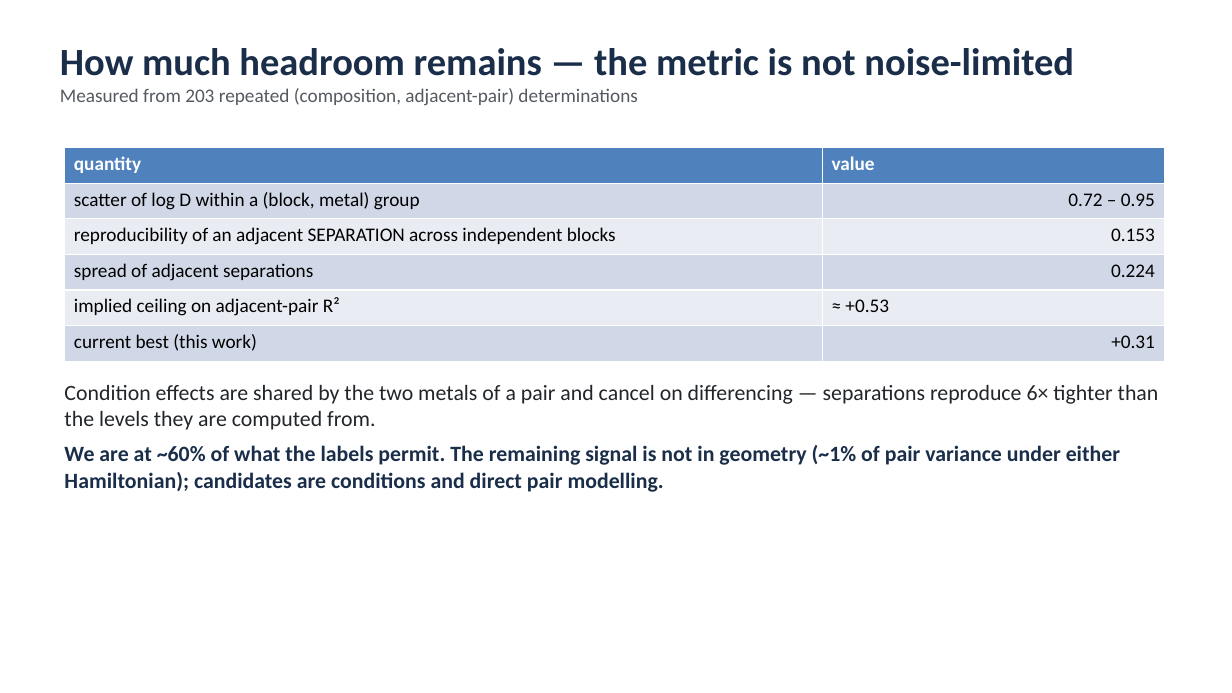
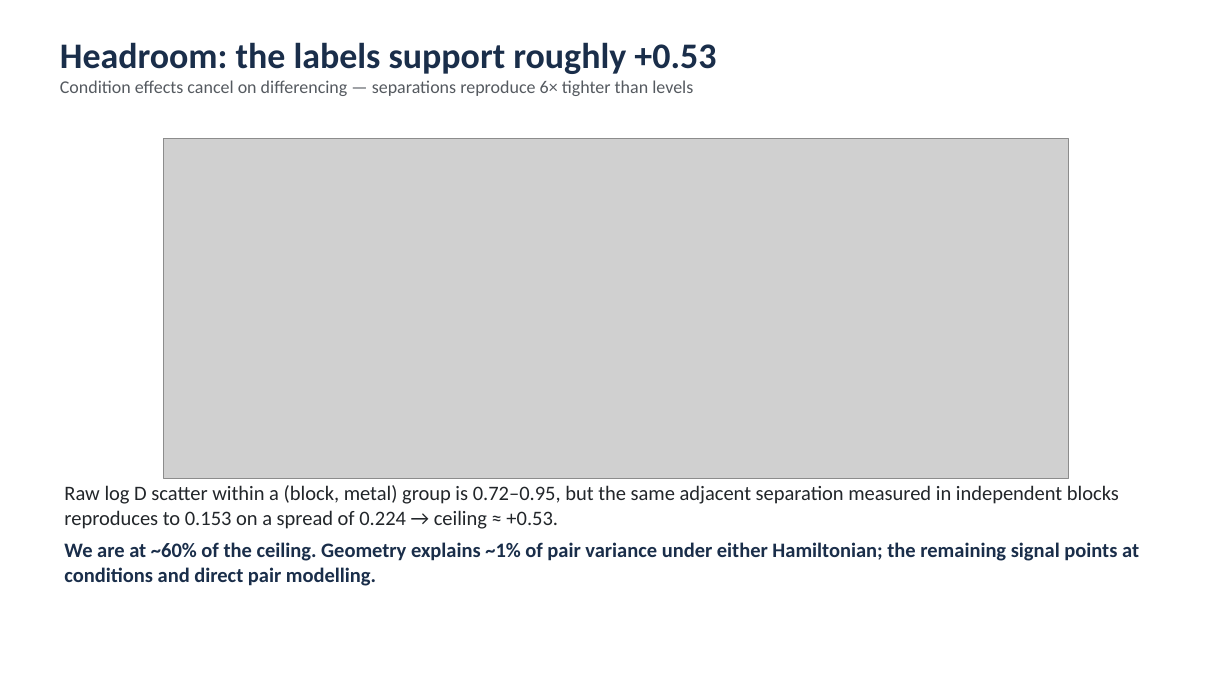
Before and after one commit to mironovb/lanthanidestrain, a slide deck: slide 15 of docs/vogiatzis_findings_2026-08.pptx (slide 9 before the commit). Drawn at 1232x693 pixels with LibreOffice and Linux fonts; fonts in the diff are those of the drawing; grey boxes stand for pictures. Boxes give left, top, right and bottom in pixels: in the first picture for what was removed or moved away, otherwise in the second. Text is boxed around its words. In the diff, an @@ line names an element or a change of style, - is before the commit and + after.

```diff
--- a/docs/vogiatzis_findings_2026-08.pptx
+++ b/docs/vogiatzis_findings_2026-08.pptx
@@ text at [60,42,716,96]: text changed; size 15 to 14 pt @@
-How much headroom remains — the metric is not noise-limited
-Measured from 203 repeated (composition, adjacent-pair) determinations
+Headroom: the labels support roughly +0.53
+Condition effects cancel on differencing — separations reproduce 6× tighter than levels
@@ table removed at [65,148,1165,361], 6 rows, 2 columns @@
-quantity | value
-scatter of log D within a (block, metal) group | 0.72 – 0.95
-reproducibility of an adjacent SEPARATION across independent blocks | 0.153
-spread of adjacent separations | 0.224
-implied ceiling on adjacent-pair R² | ≈ +0.53
-current best (this work) | +0.31
@@ picture added at [164,139,1069,478] @@
@@ text at [64,485,1139,586]: text changed; size 17 to 16 pt; text colour #1A2E4A to #22262A; bold off @@
-Condition effects are shared by the two metals of a pair and cancel on differencing — separations reproduce 6× tighter than the levels they are computed from.
-We are at ~60% of what the labels permit. The remaining signal is not in geometry (~1% of pair variance under either Hamiltonian); candidates are conditions and direct pair modelling.
+Raw log D scatter within a (block, metal) group is 0.72–0.95, but the same adjacent separation measured in independent blocks reproduces to 0.153 on a spread of 0.224 → ceiling ≈ +0.53.
+We are at ~60% of the ceiling. Geometry explains ~1% of pair variance under either Hamiltonian; the remaining signal points at conditions and direct pair modelling.
```
Also in this commit, not shown: 8 other slides changed, 8 slides added, 2 slides removed, 7 other files.
